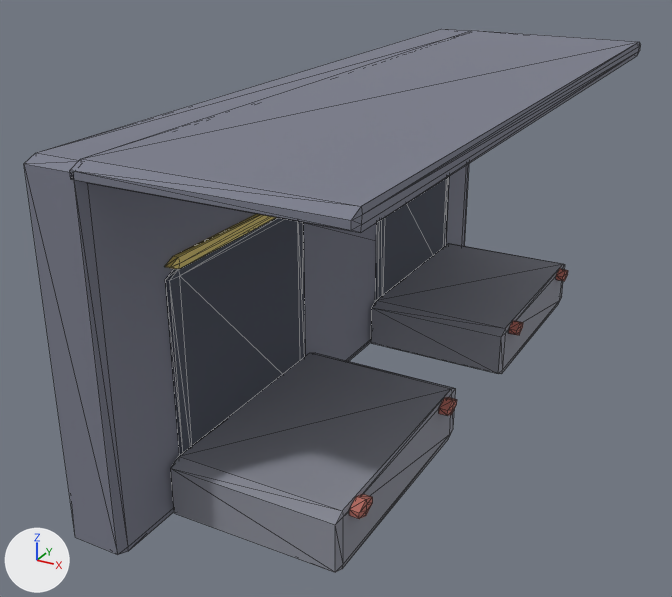
Before and after pictures for a commit that changed the glTF model web/public/models/rampa.glb.
Rendered twice from a 50 mm lens placed at (6.51, -17.53, 10.6), pointed at (-2.46, -1.21, 2.44). Lighting does not change. The marker at lower left points along +X, +Y and +Z. The older version comes first. Mesh edges are drawn as thin lines. Where no turn or scale is listed for an object, it has been applied to the vertices. Vertices at exactly the same position are counted once.

The scene before the commit, as lines of its bpy script (objects in view):
```python
me_cube = bpy.data.meshes.new('Cube')
me_cube.from_pydata(...)  # 256 vertices, 464 faces; spans x -0.5..5.0, y -8.0..8.0, z -3.5..3.5
# faces by material slot: [88, 88, 88, 88, 112]
me_cube.materials.append(mat_depo_cephe)  # grey #7e8190
me_cube.materials.append(mat_depo_kapi)  # greyish blue #4b505d
me_cube.materials.append(mat_depo_serit)  # yellow #e5ce6f
me_cube.materials.append(mat_rampa_beton)  # grey #8b8e99
me_cube.materials.append(mat_rampa_tampon)  # pink #b86c61
ob_rampa = bpy.data.objects.new('Rampa', me_cube)
ob_rampa.location = (-3.5, 0.0, 3.5)
```
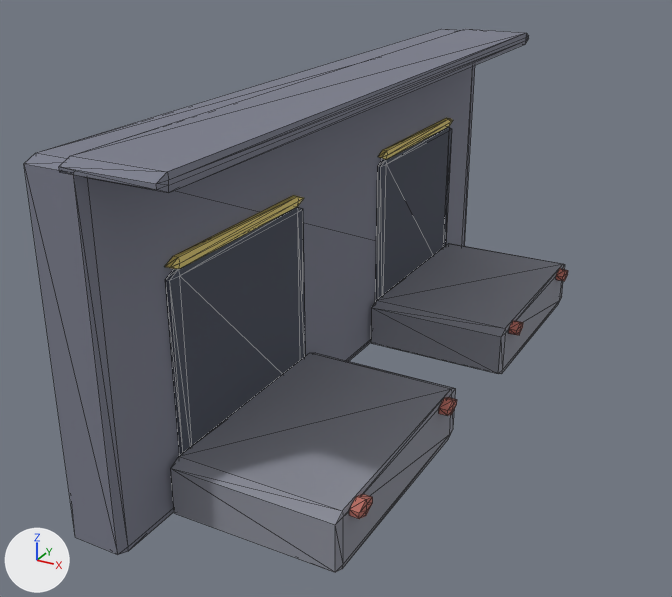
Changed parts and their boxes [x1, y1, x2, y2] in the pictures (672 x 597 px; the box of a moved part takes in the faces that stretch with it):
'Rampa', reshaped (12% narrower)
    before: [24, 29, 641, 573]
    after: [24, 28, 568, 573]
part 1 of me_cube, moved or reshaped
    before: [70, 30, 641, 233]
    after: [59, 28, 529, 193]

What the commit changed:
me_cube is used by ob_rampa; location (-3.5, 0.0, 3.5).
me_cube had 256 vertices, 464 faces and spanned x -0.5..5.0, y -8.0..8.0, z -3.5..3.5.
me_cube now has 256 vertices, 464 faces and spans x -0.5..4.2, y -8.0..8.0, z -3.5..3.6.
me_cube part 1: the loose piece of 24 vertices spanning x 0.4..5.0, y -8.0..8.0, z 3.2..3.5 is scaled about its middle by (0.389, 1, 0.805), then moved by (-1.6, 0.0, 0.0).
